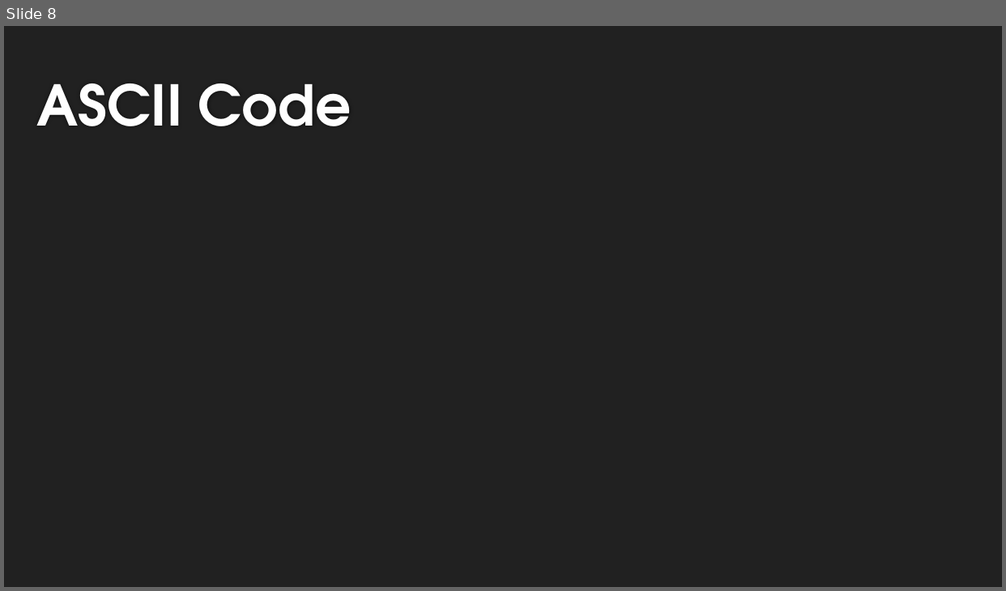
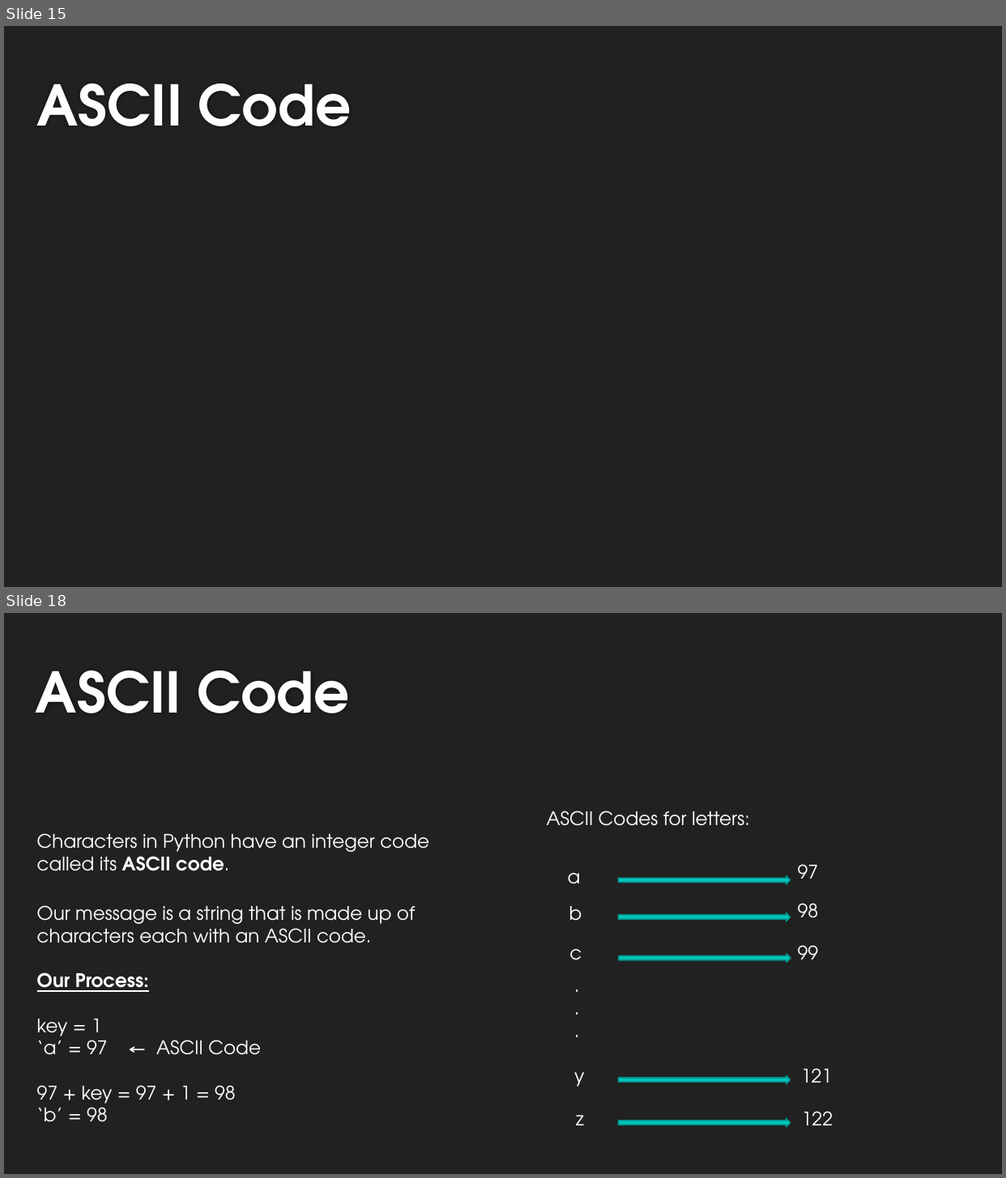
Before and after one commit to lexcass/UATeachLesson3, a slide deck: Lesson3.pptx. Shown one above the other, each under a label of ours: slide 8 before the commit, slides 15 and 18 after it; the slides between them are not shown. The pictures are 1006x591 and 1006x1178 pixels, drawn with LibreOffice and Linux fonts; fonts in the diff are those of the drawing; background and template pictures are left out. Boxes give left, top, right and bottom in pixels: in the first picture for what was removed or moved away, otherwise in the second. Text is boxed around its words. In the diff, an @@ line names an element or a change of style, - is before the commit and + after.

```diff
--- a/Lesson3.pptx
+++ b/Lesson3.pptx
@@ slide 18 added at (4,613,1002,1174), background #212121 @@
@@ title added at (36,671,349,713), 54 pt, text #FEFEFE, bold @@
+ASCII Code
@@ text added at (37,833,429,871), 18 pt, text #F5F6F7 @@
+Characters in Python have an integer code
+called its ASCII code.
@@ text added at (37,905,415,1122), 18 pt, text #F5F6F7 @@
+Our message is a string that is made up of characters each with an ASCII code.
+Our Process:
+key = 1
+‘a’ = 97 ← ASCII Code
+97 + key = 97 + 1 = 98
+‘b’ = 98
@@ group added at (547,811,833,1127): 12 texts, 5 right arrows @@
+a
+ASCII Codes for letters:
+b
+c
+y
+z
+.
+.
+.
+97
+98
+99
+121
+122
@@ what was slide 8 is now slide 15 @@
```
Also in this commit, not shown: 9 slides changed, 14 other slides added.
